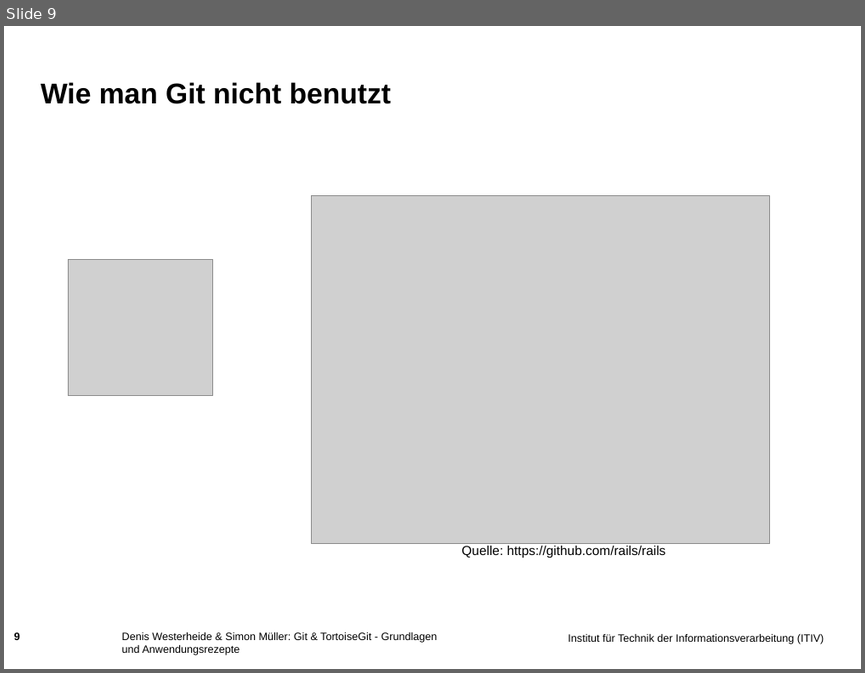
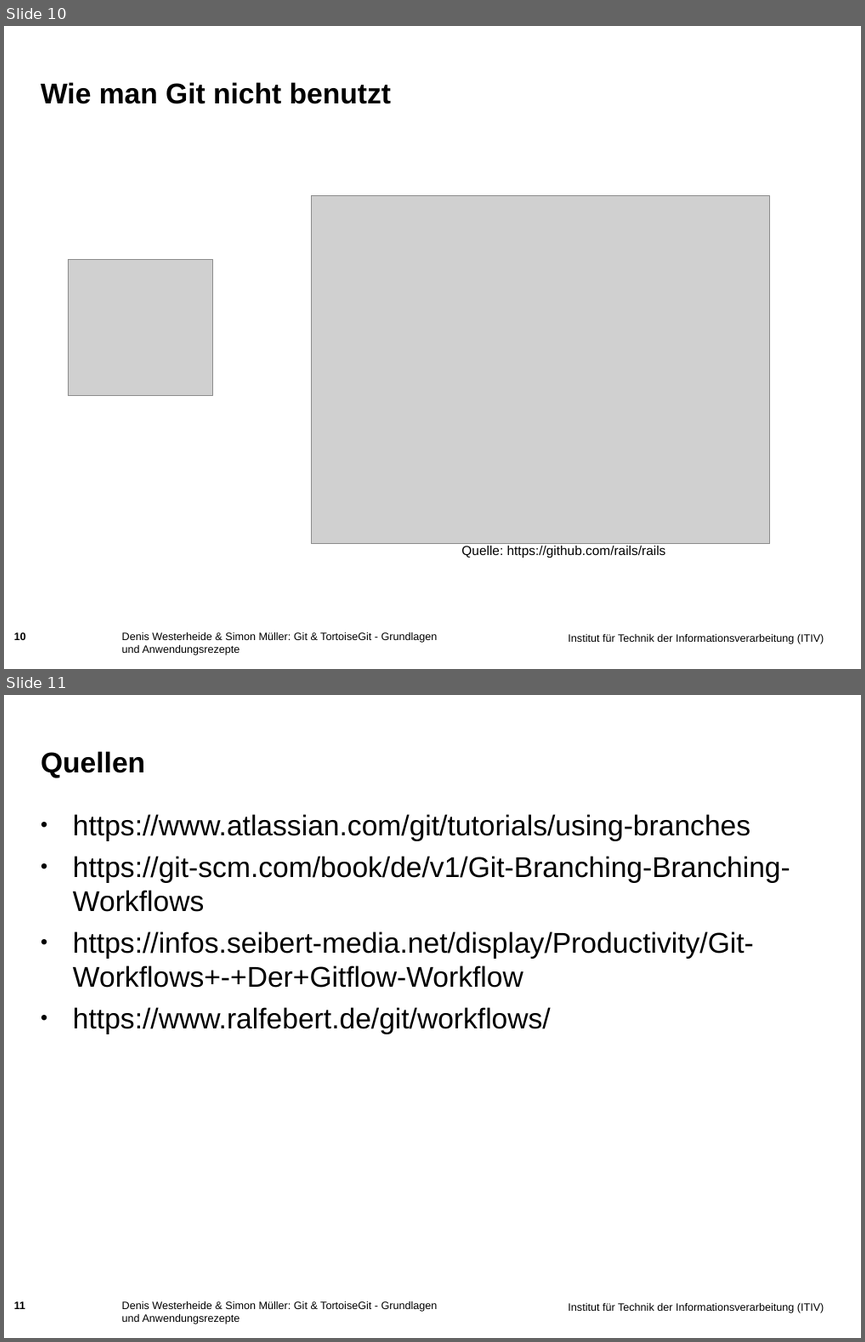
Before and after one commit to muellesi/PSE_2018, a slide deck: Präsentation/Simon/Praesentationsfolien_Simon.ppt. Shown one above the other, each under a label of ours: slide 9 before the commit, slides 10 and 11 after it. The pictures are 865x673 and 865x1342 pixels, drawn with LibreOffice and Linux fonts; fonts in the diff are those of the drawing; grey boxes stand for pictures; background and template pictures are left out. Boxes give left, top, right and bottom in pixels: in the first picture for what was removed or moved away, otherwise in the second. Text is boxed around its words. In the diff, an @@ line names an element or a change of style, - is before the commit and + after.

```diff
--- a/Präsentation/Simon/Praesentationsfolien_Simon.ppt
+++ b/Präsentation/Simon/Praesentationsfolien_Simon.ppt
@@ slide 11 added at (4, 695, 861, 1338), background picture (left out); not listed: 1 template element that a slide beside it also shows @@
@@ title added at (41, 751, 145, 778), 24 pt, text #000000, bold @@
+Quellen
@@ text added at (73, 814, 790, 1034), 24 pt, text #000000 @@
+• https://www.atlassian.com/git/tutorials/using-branches
+• https://git-scm.com/book/de/v1/Git-Branching-Branching-Workflows
+• https://infos.seibert-media.net/display/Productivity/Git-Workflows+-+Der+Gitflow-Workflow
+• https://www.ralfebert.de/git/workflows/
@@ page number added at (14, 1301, 25, 1309), 9 pt, text #000000, bold @@
+11
@@ text added at (122, 1301, 438, 1324), 9 pt, text #000000 @@
+Denis Westerheide & Simon Müller: Git & TortoiseGit - Grundlagen und Anwendungsrezepte
@@ what was slide 9 is now slide 10 @@
@@ page number at (14, 632, 26, 640): text changed @@
-9
+10
```
Also in this commit, not shown: 4 slides changed, 1 other file.
